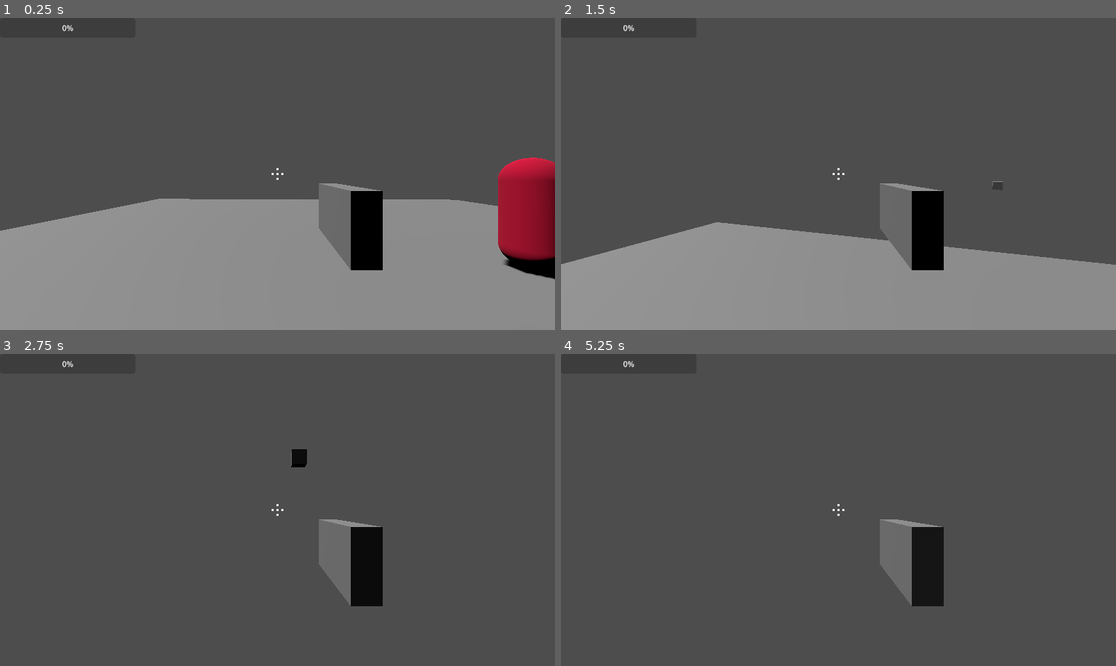
Above: before the commit, frames 1-4 (two rows, left to right).
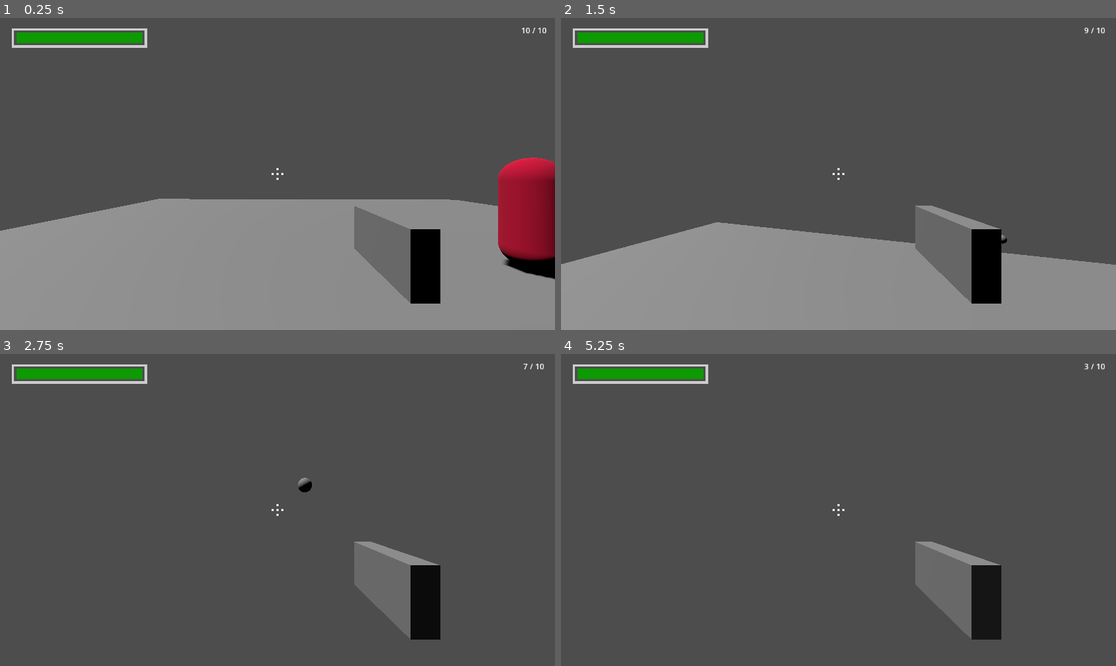
Above: after the commit, the same moments.

Repository: HarryLBonGithub/Harrys-Godot-Tools
Game: Godot game, scene res://Testing Rooms/testing_room_alpha.tscn
Two runs of this game, one before a commit and one after it. Both use one fixed random seed, a clock stepped at 60 frames per second and the inputs below. The project has no main scene, so this scene is started directly.
Inputs (mouse positions are in pixels of both pictures, inside the frame that each line leads up to):
- Up to frame 1 (0.25 s): no input
- Up to frame 2 (1.5 s): tap Enter at 0.5 s; move the mouse to (866, 174) at 0.52 s; hold W (move_forward) from 0.53 s (still down); click (866, 174) at 0.6 s; tap Space (jump) at 0.77 s; move the mouse to (810, 174) at 1.27 s; tap Ctrl (crouch) at 1.35 s
- Up to frame 3 (2.75 s): keep holding W (move_forward); tap Space (jump) at 1.52 s; click (249, 510) at 1.55 s; move the mouse to (288, 503) at 2.02 s; tap F (flashlight) at 2.1 s; click (288, 503) at 2.3 s
- Up to frame 4 (5.25 s): keep holding W (move_forward); move the mouse to (832, 516) at 2.77 s; tap E (interact) at 2.85 s; tap Space (jump) at 3.02, 3.77, 4.25, 4.52 s; click (832, 516) at 3.05 s; move the mouse to (877, 513) at 3.52 s; hold Shift (run) 3.53-4.28 s; click (877, 513) at 3.8 s; move the mouse to (794, 506) at 4.27 s; click (794, 506) at 4.35 s; tap Enter at 5 s; move the mouse to (844, 510) at 5.02 s; click (844, 510) at 5.1 s

The runs differ from the first frame. In frame 1, 6.3% of the frame differs, in the area x 2-99%, y 2-92%; in frame 2, 6.5%; in frame 3, 6.8%, in the area x 2-98%, y 2-92%; in frame 4, 6.5%.

Commit message:
add ammo UI
- projectile launcher can now be given a UI element to display ammo count
- not ideal. would be better if ammo was a totally separate node

Diff:
--- a/Character Controllers/fps_character_controller_extended.tscn
+++ b/Character Controllers/fps_character_controller_extended.tscn
@@ -6,6 +6,7 @@
 [ext_resource type="PackedScene" uid="uid://bm00ewhu0i4vl" path="res://Properties/Interaction/interaction_ray.tscn" id="4_muno8"]
 [ext_resource type="PackedScene" uid="uid://dim0l6a2xqttt" path="res://Props/Handhelds/Projectile Launcher/projectile_launcher.tscn" id="5_1fptv"]
 [ext_resource type="PackedScene" uid="uid://bgeyfohldmmx2" path="res://Properties/Health/health.tscn" id="6_bl4qs"]
+[ext_resource type="Theme" uid="uid://cmjnqicbnobds" path="res://Themes/FillerTheme.tres" id="7_1cndl"]
 
 [sub_resource type="CapsuleMesh" id="CapsuleMesh_smuhl"]
 radius = 0.4
@@ -45,8 +46,10 @@
 
 [node name="InteractionRay" parent="Head" instance=ExtResource("4_muno8")]
 
-[node name="ProjectileLauncher" parent="Head" instance=ExtResource("5_1fptv")]
-transform = Transform3D(1, 0, 0, 0, 1, 0, 0, 0, 1, 0.281387, -0.178392, -0.889714)
+[node name="ProjectileLauncher" parent="Head" node_paths=PackedStringArray("maxAmmoUI", "currentAmmoUI") instance=ExtResource("5_1fptv")]
+transform = Transform3D(1, 0, 0, 0, 1, 0, 0, 0, 1, 0.498575, -0.311317, -0.935861)
+maxAmmoUI = NodePath("../../CanvasLayer/AmmoCounter/max")
+currentAmmoUI = NodePath("../../CanvasLayer/AmmoCounter/current")
 
 [node name="FPSCharacterMesh" type="MeshInstance3D" parent="."]
 mesh = SubResource("CapsuleMesh_smuhl")
@@ -58,12 +61,41 @@
 transform = Transform3D(1, 0, 0, 0, 1, 0, 0, 0, 1, 0, -0.954661, 0)
 target_position = Vector3(0, -0.25, 0)
 
-[node name="Health" parent="." instance=ExtResource("6_bl4qs")]
+[node name="Health" parent="." node_paths=PackedStringArray("healthUI") instance=ExtResource("6_bl4qs")]
+healthUI = NodePath("../CanvasLayer/healthBar")
 
 [node name="CanvasLayer" type="CanvasLayer" parent="."]
 
 [node name="healthBar" type="ProgressBar" parent="CanvasLayer"]
-offset_right = 281.0
-offset_bottom = 41.0
+offset_left = 24.0
+offset_top = 21.0
+offset_right = 305.0
+offset_bottom = 62.0
+theme = ExtResource("7_1cndl")
+theme_type_variation = &"HealthBar"
+show_percentage = false
+
+[node name="AmmoCounter" type="HBoxContainer" parent="CanvasLayer"]
+anchors_preset = 1
+anchor_left = 1.0
+anchor_right = 1.0
+offset_left = -87.0
+offset_bottom = 51.0
+grow_horizontal = 0
+alignment = 1
+
+[node name="current" type="Label" parent="CanvasLayer/AmmoCounter"]
+layout_mode = 2
+text = "0
+"
+
+[node name="sep" type="Label" parent="CanvasLayer/AmmoCounter"]
+layout_mode = 2
+text = "/"
+
+[node name="max" type="Label" parent="CanvasLayer/AmmoCounter"]
+layout_mode = 2
+text = "1
+"
 
 [editable path="Head/InfoChecker"]
--- /dev/null
+++ b/Properties/Ammo/Ammo.gd
@@ -0,0 +1,10 @@
+extends Node
+
+
+
+@export var ammoType = "generic"
+@export var maxAmmo = 10
+@export var currentAmmo = 10
+
+@export var maxAmmoUI : Label
+@export var currentAmmoUI : Label
--- /dev/null
+++ b/Properties/Ammo/ammo.tscn
@@ -0,0 +1,6 @@
+[gd_scene load_steps=2 format=3 uid="uid://cvc7fwcb2lppn"]
+
+[ext_resource type="Script" path="res://Properties/Ammo/Ammo.gd" id="1_k364m"]
+
+[node name="Ammo" type="Node"]
+script = ExtResource("1_k364m")
--- a/Props/Handhelds/Projectile Launcher/projectile_launcher.gd
+++ b/Props/Handhelds/Projectile Launcher/projectile_launcher.gd
@@ -4,12 +4,29 @@
 @export var maxAmmo = 10
 @export var currentAmmo = 10
 
+@export var maxAmmoUI:Label
+@export var currentAmmoUI: Label
+
+@export var active = true
+
 @onready var room = get_tree().current_scene
 @onready var barrelNode = $Barrel
 
-var active = true
+
+
+func _ready():
+
+	if !active:
+		return
+
+	if maxAmmoUI and currentAmmoUI:
+		maxAmmoUI.text = str(maxAmmo)
+		currentAmmoUI.text = str(currentAmmo)
 
 func _process(delta):
+
+	if !active:
+		return
 
 	if Input.is_action_just_pressed("use_tool"):
 		if maxAmmo > 0 and currentAmmo <=0:
@@ -19,7 +36,13 @@
 			proj.transform = barrelNode.global_transform
 			room.add_child(proj)
 
+			if maxAmmo <= 0:
+				return
+
 			currentAmmo -= 1
+
+			if maxAmmoUI and currentAmmoUI:
+				currentAmmoUI.text = str(currentAmmo)
 
 func dryFire():
 	pass
--- a/Props/Handhelds/Projectile Launcher/projectile_launcher.tscn
+++ b/Props/Handhelds/Projectile Launcher/projectile_launcher.tscn
@@ -1,14 +1,14 @@
 [gd_scene load_steps=4 format=3 uid="uid://dim0l6a2xqttt"]
 
 [ext_resource type="Script" path="res://Props/Handhelds/Projectile Launcher/projectile_launcher.gd" id="1_gxvem"]
-[ext_resource type="PackedScene" uid="uid://b2aexqm1egw0n" path="res://Props/Projectiles/Bullet Projectile/bullet_projectile.tscn" id="2_rswot"]
+[ext_resource type="PackedScene" uid="uid://c1h1nawfw1pbb" path="res://Props/Projectiles/projectile.tscn" id="2_e1jn1"]
 
 [sub_resource type="BoxMesh" id="BoxMesh_ndi02"]
 size = Vector3(0.1, 0.25, 0.5)
 
 [node name="ProjectileLauncher" type="Node3D"]
 script = ExtResource("1_gxvem")
-projectile = ExtResource("2_rswot")
+projectile = ExtResource("2_e1jn1")
 
 [node name="MeshInstance3D" type="MeshInstance3D" parent="."]
 mesh = SubResource("BoxMesh_ndi02")
--- a/Props/Projectiles/Bullet Projectile/bullet_projectile.tscn
+++ b/Props/Projectiles/Bullet Projectile/bullet_projectile.tscn
@@ -16,14 +16,13 @@
 height = 1.17729
 
 [node name="BulletProjectile" instance=ExtResource("1_lo61r")]
-collision_layer = 0
 gravity_scale = 0.0
 script = ExtResource("2_qye1a")
 
 [node name="CollisionShape3D" parent="." index="0"]
 shape = SubResource("BoxShape3D_4jvod")
 
-[node name="MeshInstance3D" type="MeshInstance3D" parent="." index="2"]
+[node name="MeshInstance3D2" type="MeshInstance3D" parent="." index="2"]
 mesh = SubResource("BoxMesh_qcb3x")
 
 [node name="DamageBox" parent="." index="3" instance=ExtResource("3_23pi6")]
--- a/Props/Projectiles/projectile.gd
+++ b/Props/Projectiles/projectile.gd
@@ -1,4 +1,6 @@
 extends RigidBody3D
+
+class_name Projectile
 
 @export var speed = 25
 
--- a/Props/Projectiles/projectile.tscn
+++ b/Props/Projectiles/projectile.tscn
@@ -6,7 +6,12 @@
 resource_local_to_scene = true
 size = Vector3(0.5, 0.5, 0.5)
 
+[sub_resource type="SphereMesh" id="SphereMesh_mehym"]
+radius = 0.25
+height = 0.5
+
 [node name="Projectile" type="RigidBody3D"]
+collision_layer = 0
 script = ExtResource("1_3qbe2")
 
 [node name="CollisionShape3D" type="CollisionShape3D" parent="."]
@@ -15,4 +20,7 @@
 [node name="Lifetime" type="Timer" parent="."]
 autostart = true
 
+[node name="MeshInstance3D" type="MeshInstance3D" parent="."]
+mesh = SubResource("SphereMesh_mehym")
+
 [connection signal="timeout" from="Lifetime" to="." method="_on_lifetime_timeout"]
--- /dev/null
+++ b/Themes/FillerTheme.tres
@@ -0,0 +1,21 @@
+[gd_resource type="Theme" load_steps=3 format=3 uid="uid://cmjnqicbnobds"]
+
+[sub_resource type="StyleBoxFlat" id="StyleBoxFlat_rfexm"]
+bg_color = Color(0, 0, 0, 0)
+border_width_left = 5
+border_width_top = 5
+border_width_right = 5
+border_width_bottom = 5
+
+[sub_resource type="StyleBoxFlat" id="StyleBoxFlat_fpuad"]
+bg_color = Color(0.0470588, 0.607843, 0, 1)
+border_width_left = 10
+border_width_top = 10
+border_width_right = 10
+border_width_bottom = 10
+border_color = Color(0.8, 0.8, 0.8, 0)
+
+[resource]
+HealthBar/base_type = &"ProgressBar"
+HealthBar/styles/background = SubResource("StyleBoxFlat_rfexm")
+HealthBar/styles/fill = SubResource("StyleBoxFlat_fpuad")
Not shown: 1 places in Character Controllers/fps_character_controller_extended.tscn that only renumber resources
Not shown: 1 places in Props/Projectiles/projectile.tscn that only renumber resources
